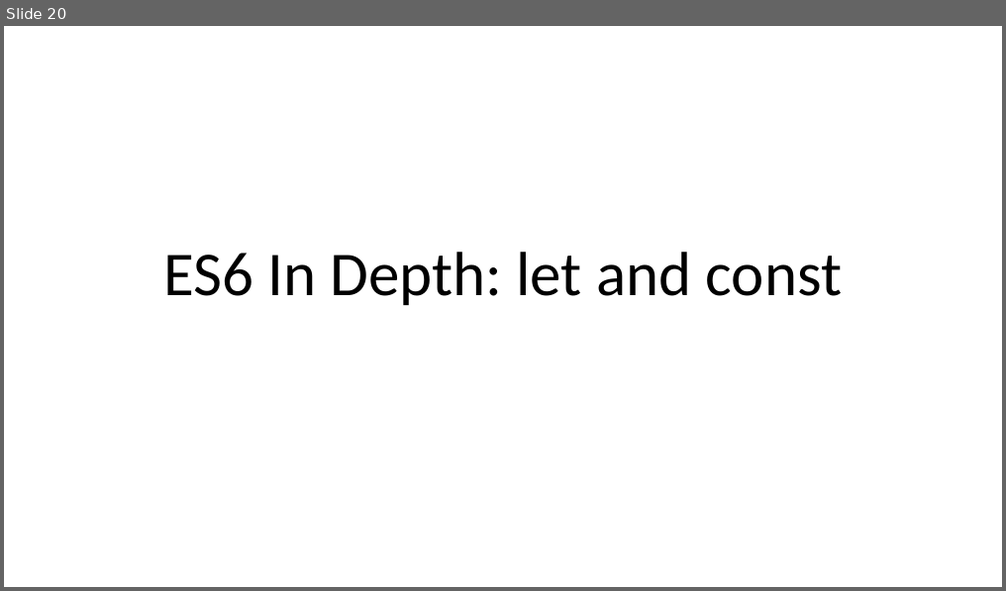
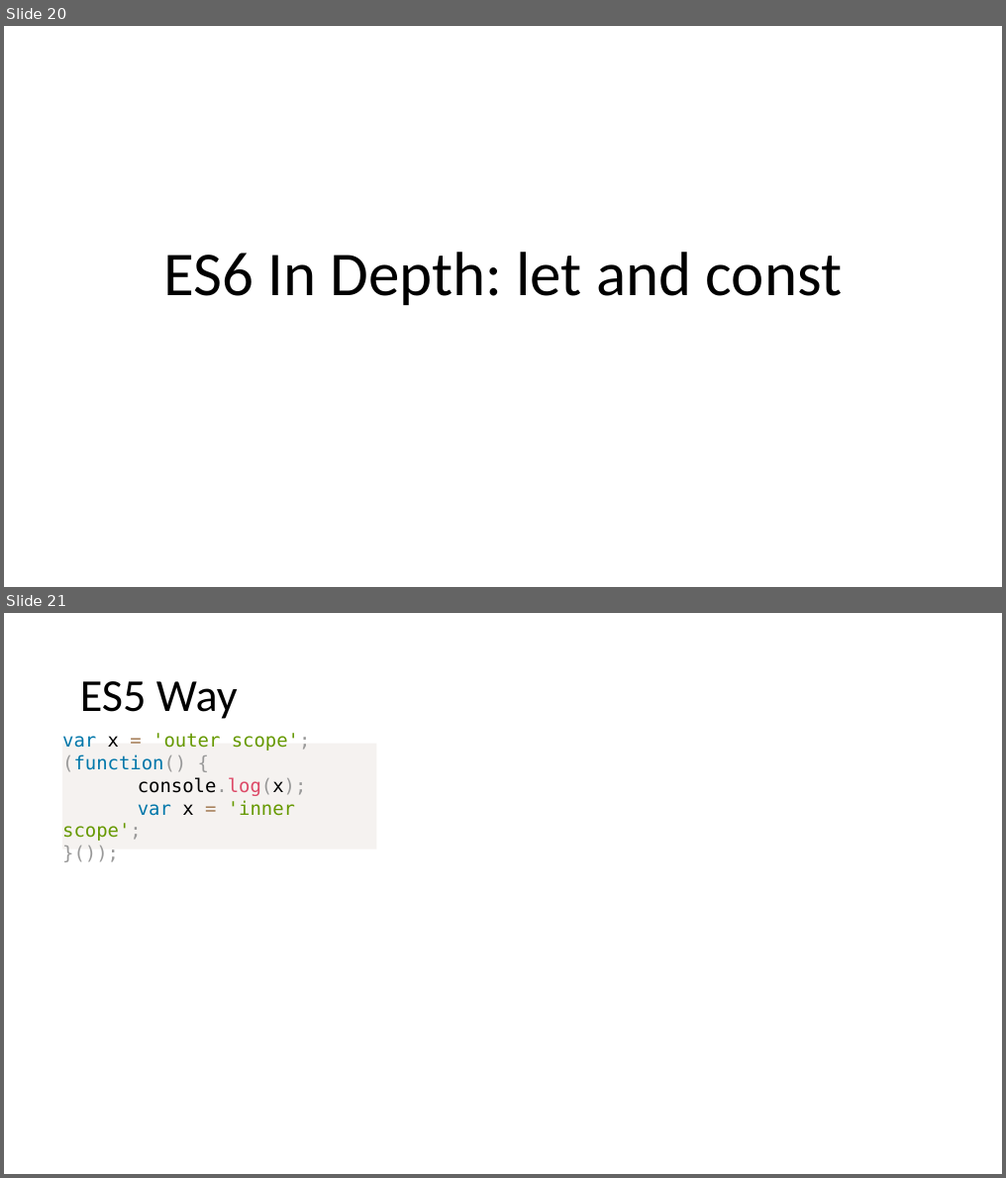
Before and after one commit to dzmitry-varabei/front-end-course, a slide deck: es6/es6.pptx. Shown one above the other, each under a label of ours: slide 20 before the commit, slides 20 and 21 after it. The pictures are 1006x591 and 1006x1178 pixels, drawn with LibreOffice and Linux fonts; fonts in the diff are those of the drawing. Boxes give left, top, right and bottom in pixels: in the first picture for what was removed or moved away, otherwise in the second. Text is boxed around its words. In the diff, an @@ line names an element or a change of style, - is before the commit and + after.

```diff
--- a/es6/es6.pptx
+++ b/es6/es6.pptx
@@ slide 21 added at (4, 613, 1002, 1174), background #FFFFFF @@
@@ title added at (80, 681, 238, 719), 44 pt, text #000000 @@
+ES5 Way
@@ text added at (62, 740, 377, 853), fill #F5F2F0, 18 pt, text #669900 @@
+var x = 'outer scope';
+(function() {
+console.log(x);
+var x = 'inner scope';
+}());
```
Also in this commit, not shown: 6 other slides added.
